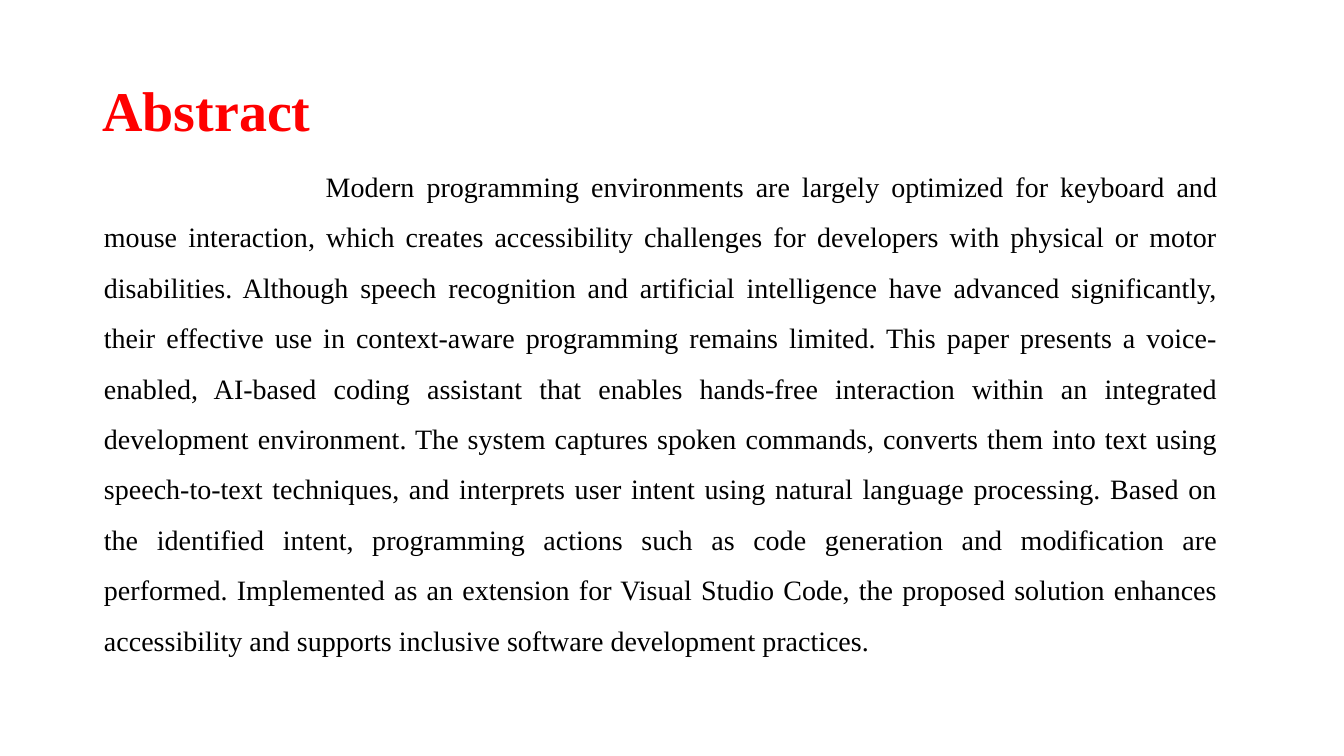
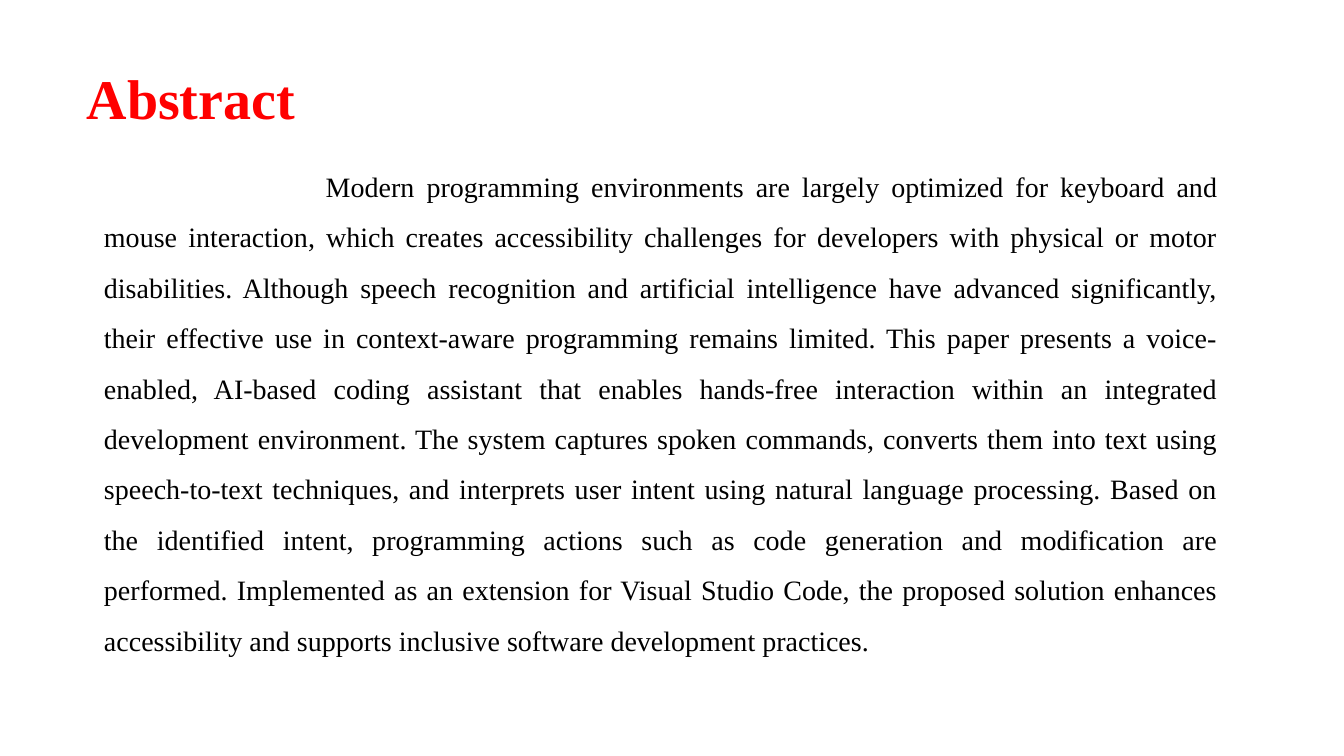
Before and after one commit to Aashif786/Coding_Assistant, a slide deck: slide 10 of docs/ppts/batch20 1st review.pptx (slide 3 before the commit). Drawn at 1344x756 pixels with LibreOffice and Linux fonts; fonts in the diff are those of the drawing; background and template pictures are left out. Boxes give left, top, right and bottom in pixels: in the first picture for what was removed or moved away, otherwise in the second. Text is boxed around its words. In the diff, an @@ line names an element or a change of style, - is before the commit and + after.

```diff
--- a/docs/ppts/batch20 1st review.pptx
+++ b/docs/ppts/batch20 1st review.pptx
@@ title "Abstract": place and size @@
-title "Abstract" at (102,92,310,132)
+title "Abstract" at (87,80,295,120)
```
Also in this commit, not shown: 4 other slides changed, 9 slides added, 8 slides removed, 12 other files.
